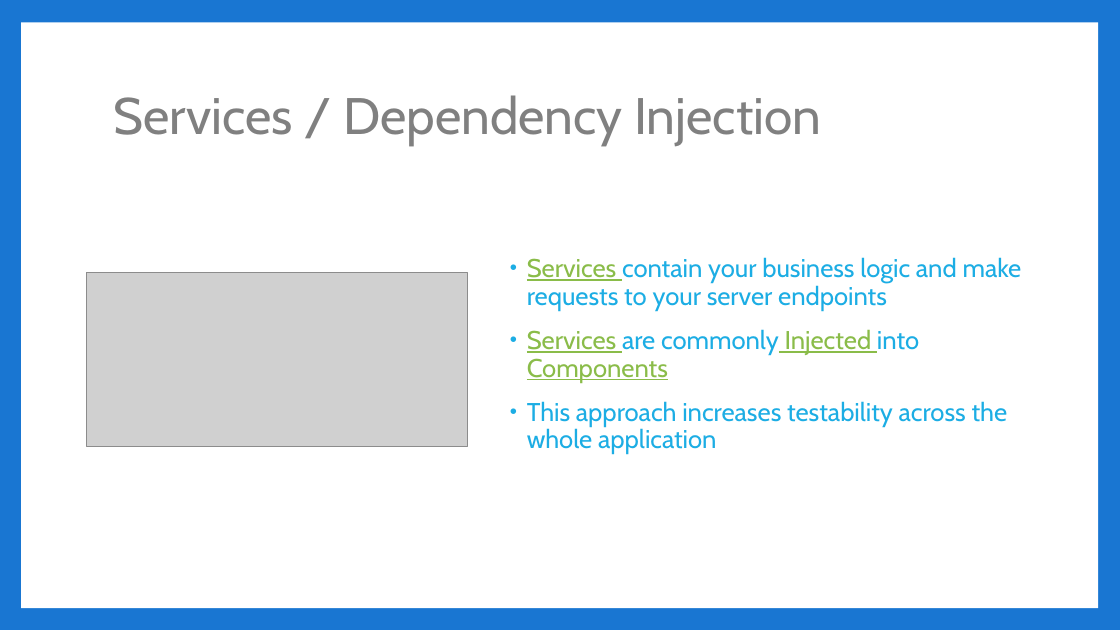
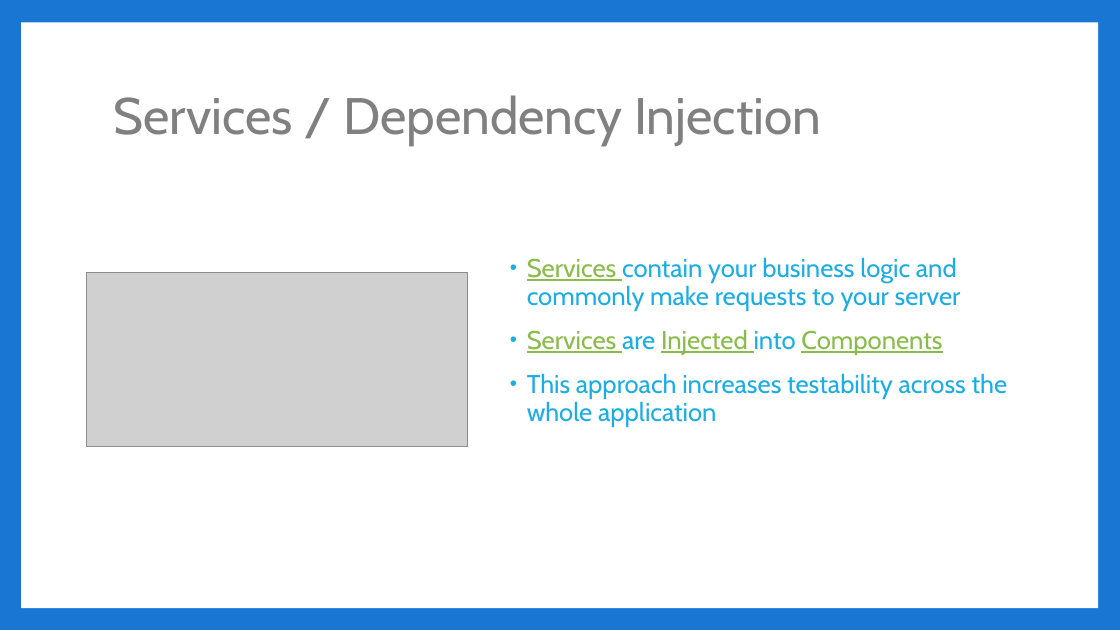
Before and after one commit to jbicks/angular2-demo, a slide deck: slide 6 of Angular2.pptx. Drawn at 1120x630 pixels with LibreOffice and Linux fonts; fonts in the diff are those of the drawing; grey boxes stand for pictures. Boxes give left, top, right and bottom in pixels: in the first picture for what was removed or moved away, otherwise in the second. Text is boxed around its words. In the diff, an @@ line names an element or a change of style, - is before the commit and + after.

```diff
--- a/Angular2.pptx
+++ b/Angular2.pptx
@@ text at (527,257,961,355): text changed @@
-• Services contain your business logic and make requests to your server endpoints
-• Services are commonly Injected into Components
+• Services contain your business logic and commonly make requests to your server
+• Services are Injected into Components
```
Also in this commit, not shown: 9 other slides changed, 1 slide added, 3 slides removed.
